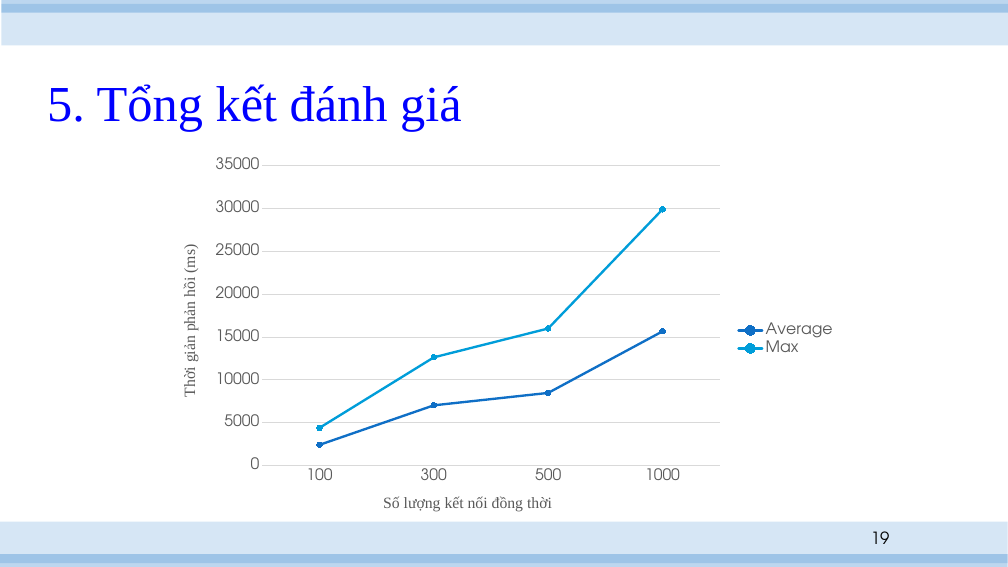
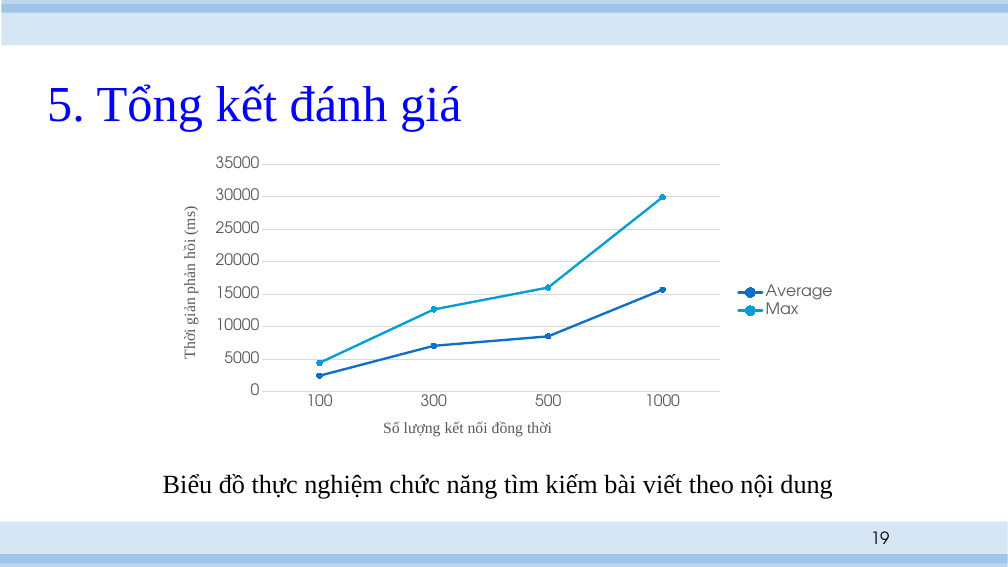
Before and after one commit to hvngoc/Presentation, a slide deck: slide 19 of slide.pptx. Drawn at 1008x567 pixels with LibreOffice and Linux fonts; fonts in the diff are those of the drawing. Boxes give left, top, right and bottom in pixels: in the first picture for what was removed or moved away, otherwise in the second. Text is boxed around its words. In the diff, an @@ line names an element or a change of style, - is before the commit and + after.

```diff
--- a/slide.pptx
+++ b/slide.pptx
@@ line chart: place and size @@
-line chart at (164,150,845,529)
+line chart at (164,150,845,453)
@@ text added at (163,474,832,499), 25 pt, text #000000 @@
+Biểu đồ thực nghiệm chức năng tìm kiếm bài viết theo nội dung
```
Also in this commit, not shown: 7 other slides changed.
